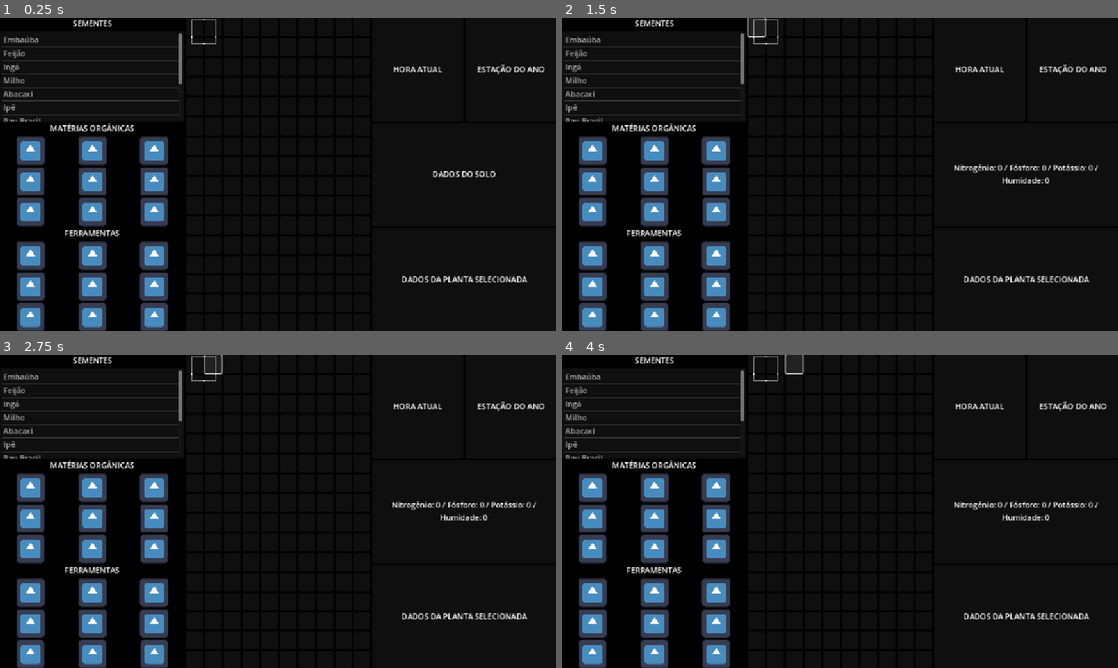
Above: before the commit, frames 1-4 (two rows, left to right).
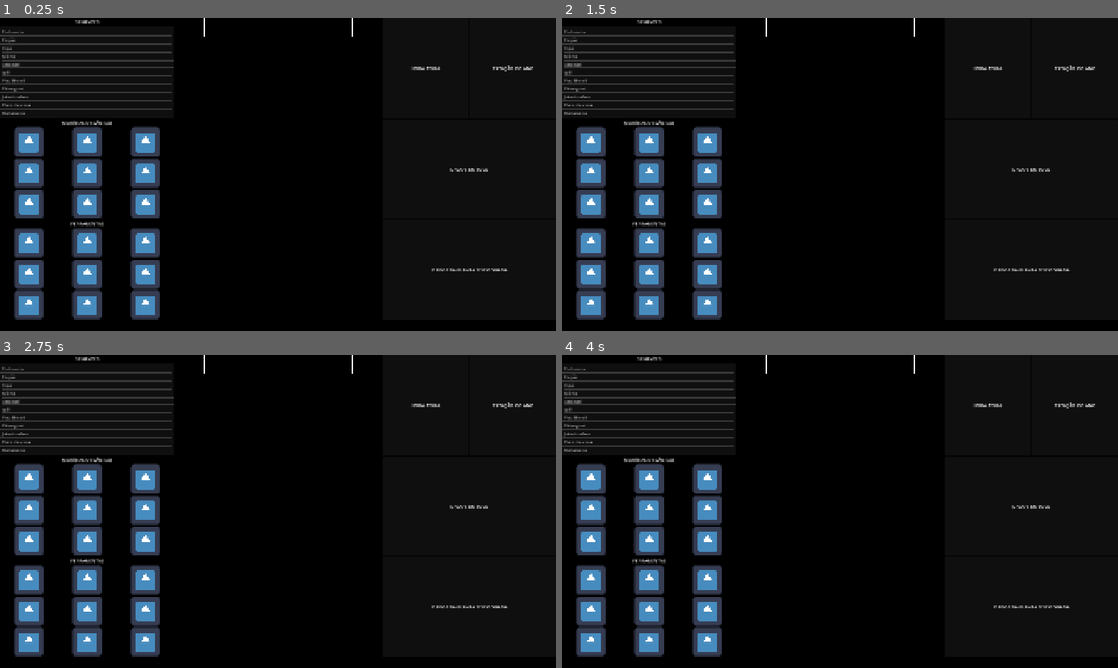
Above: after the commit, the same moments.

Repository: gamourao/uirapuru
Game: Godot game, scene res://jogo.tscn
Same seed, same stepped clock (60 frames per second), same inputs: the game is played once before the commit and once after it. The project has no main scene, so this scene is started directly. The engine's default icon, where the game draws it, is replaced by a stand-in: a white triangle on a blue panel in a dark square.
Inputs (mouse positions are in pixels of both pictures, inside the frame that each line leads up to):
- Up to frame 1 (0.25 s): no input
- Up to frame 2 (1.5 s): click (756, 27) at 0.52 s; click (756, 27) at 1.27 s
- Up to frame 3 (2.75 s): click (211, 364) at 2.02 s
- Up to frame 4 (4 s): click (773, 364) at 2.77 s; click (795, 364) at 3.52 s

The runs differ from the first frame. In frame 1, 13% of the frame differs, in the area x 0-98%, y 0-100%; in frame 2, 13%; in frame 3, 13%; in frame 4, 14%.

Commit message:
Add files via upload

Diff:
--- a/jogo.tscn
+++ b/jogo.tscn
@@ -1,22 +1,68 @@
-[gd_scene load_steps=2 format=3 uid="uid://btdli7b7c4c4d"]
+[gd_scene load_steps=4 format=3 uid="uid://btdli7b7c4c4d"]
 
-[ext_resource type="PackedScene" uid="uid://nssnsba6tafb" path="res://ui.tscn" id="1_kxg5b"]
+[ext_resource type="PackedScene" uid="uid://c1bna3cp1w8lx" path="res://menu_iterativo.tscn" id="1_kxg5b"]
+[ext_resource type="PackedScene" uid="uid://benqld2xvbkpg" path="res://infos.tscn" id="2_evvns"]
+[ext_resource type="PackedScene" uid="uid://cjpjlcx42j735" path="res://solo.tscn" id="3_yq54j"]
 
 [node name="jogo" type="Node2D"]
 
 [node name="fundo" type="Polygon2D" parent="."]
 clip_children = 2
-position = Vector2(-67, -65)
+position = Vector2(-80, -48)
 color = Color(0, 0, 0, 1)
-polygon = PackedVector2Array(0, 0, 1300, 0, 1300, 1000, 0, 1000)
+polygon = PackedVector2Array(0, 0, 2065, 16, 2099, 1196, -19, 1205)
 
-[node name="Control" parent="." instance=ExtResource("1_kxg5b")]
+[node name="CanvasLayer" type="CanvasLayer" parent="."]
+follow_viewport_enabled = true
 
-[node name="solo1" type="Area2D" parent="."]
+[node name="menu_iterativo" parent="CanvasLayer" instance=ExtResource("1_kxg5b")]
+custom_minimum_size = Vector2(600, 1040)
+anchors_preset = 0
+anchor_right = 0.0
+anchor_bottom = 0.0
+offset_top = 0.0
+offset_right = 600.0
+offset_bottom = 1040.0
+grow_horizontal = 1
+grow_vertical = 1
+size_flags_horizontal = 2
 
-[node name="CollisionShape2D" type="CollisionShape2D" parent="solo1"]
+[node name="infos" parent="CanvasLayer" instance=ExtResource("2_evvns")]
+custom_minimum_size = Vector2(600, 1040)
+anchors_preset = 1
+anchor_left = 1.0
+anchor_bottom = 0.0
+offset_left = -600.0
+offset_bottom = 1040.0
+grow_horizontal = 0
+grow_vertical = 1
 
-[node name="Line2D" type="Line2D" parent="solo1"]
-position = Vector2(397, 3)
-points = PackedVector2Array(0, 0, 50, 0, 50, 50, 0, 50, 0, 0)
-width = 3.0
+[node name="solo1" parent="." instance=ExtResource("3_yq54j")]
+position = Vector2(640, 0)
+
+[node name="solo2" parent="." instance=ExtResource("3_yq54j")]
+position = Vector2(704, 0)
+
+[node name="solo3" parent="." instance=ExtResource("3_yq54j")]
+position = Vector2(768, 0)
+
+[node name="solo4" parent="." instance=ExtResource("3_yq54j")]
+position = Vector2(832, 0)
+
+[node name="solo5" parent="." instance=ExtResource("3_yq54j")]
+position = Vector2(896, 0)
+
+[node name="solo6" parent="." instance=ExtResource("3_yq54j")]
+position = Vector2(960, 0)
+
+[node name="solo7" parent="." instance=ExtResource("3_yq54j")]
+position = Vector2(1024, 0)
+
+[node name="solo8" parent="." instance=ExtResource("3_yq54j")]
+position = Vector2(1088, 0)
+
+[node name="solo9" parent="." instance=ExtResource("3_yq54j")]
+position = Vector2(1152, 0)
+
+[node name="solo10" parent="." instance=ExtResource("3_yq54j")]
+position = Vector2(1216, 0)
--- a/project.godot
+++ b/project.godot
@@ -20,5 +20,7 @@
 
 [display]
 
+window/size/viewport_width=1920
+window/size/viewport_height=1080
 window/stretch/mode="canvas_items"
 window/stretch/aspect="expand"
--- /dev/null
+++ b/solo.tscn
@@ -0,0 +1,14 @@
+[gd_scene load_steps=2 format=3 uid="uid://cjpjlcx42j735"]
+
+[sub_resource type="RectangleShape2D" id="RectangleShape2D_4l8dm"]
+size = Vector2(64, 64)
+
+[node name="solo1" type="Area2D"]
+
+[node name="CollisionShape2D" type="CollisionShape2D" parent="."]
+position = Vector2(32, 32)
+shape = SubResource("RectangleShape2D_4l8dm")
+
+[node name="Line2D" type="Line2D" parent="."]
+points = PackedVector2Array(0, 0, 64, 0, 64, 64, 0, 64, 0, 0)
+width = 1.0
--- a/ui.tscn
+++ b/ui.tscn
@@ -4,7 +4,7 @@
 [ext_resource type="Script" uid="uid://b7vhv4v2ixqfp" path="res://solo.gd" id="2_27fn8"]
 [ext_resource type="PackedScene" uid="uid://benqld2xvbkpg" path="res://infos.tscn" id="3_nltto"]
 
-[node name="Control" type="CanvasLayer"]
+[node name="ui" type="CanvasLayer"]
 
 [node name="HBoxContainer" type="HBoxContainer" parent="."]
 anchors_preset = 15
